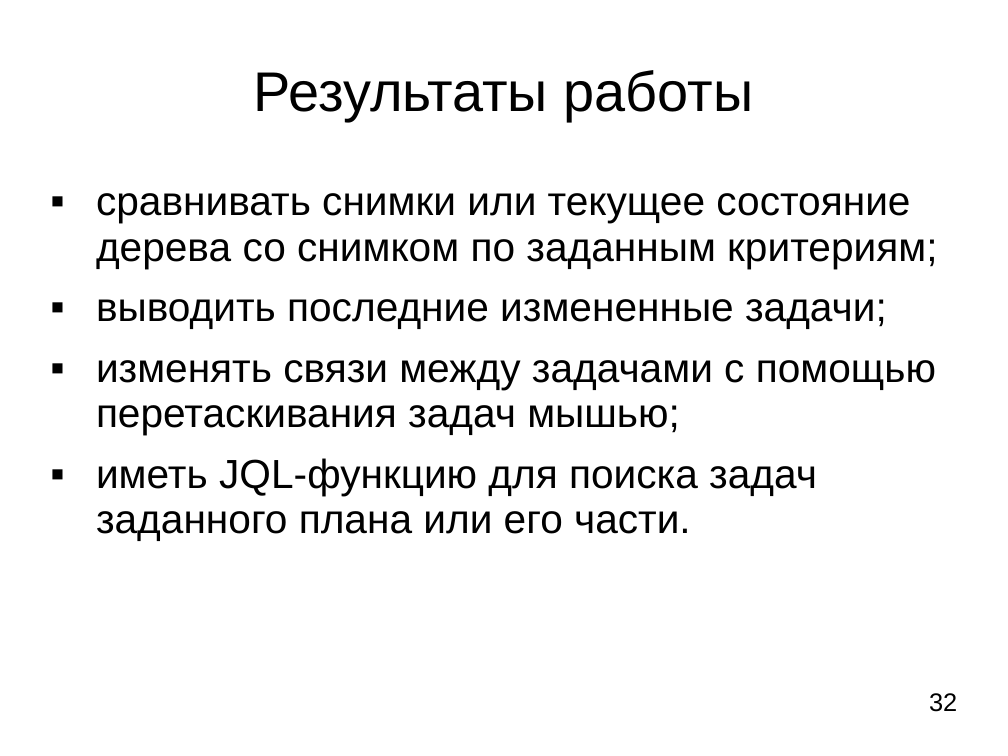
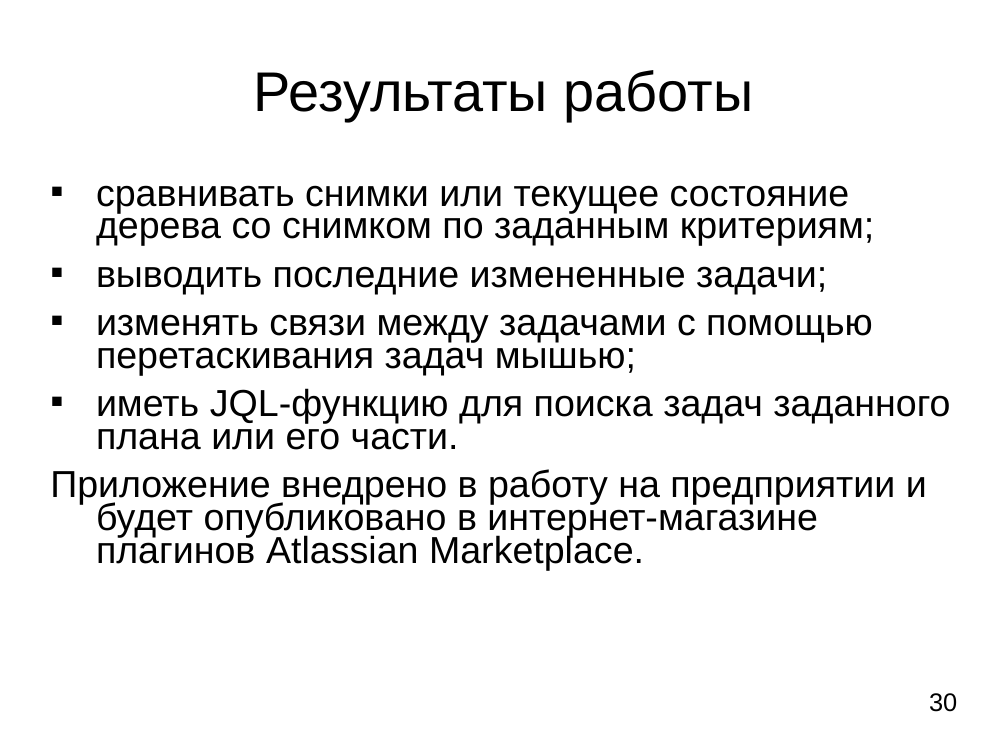
Before and after one commit to LilyTs/Diplom, a slide deck: slide 30 of Цаплина_(Дипломная).ppt (slide 32 before the commit). Drawn at 1008x756 pixels with LibreOffice and Linux fonts; fonts in the diff are those of the drawing. Boxes give left, top, right and bottom in pixels: in the first picture for what was removed or moved away, otherwise in the second. Text is boxed around its words. In the diff, an @@ line names an element or a change of style, - is before the commit and + after.

```diff
--- a/Цаплина_(Дипломная).ppt
+++ b/Цаплина_(Дипломная).ppt
@@ text at [96,185,950,450]: size 32 to 29.6 pt in "сравнивать снимки или текущее состояние дерева со ...", "выводить последние измененные задачи;", "изменять связи между задачами с помощью перетаскивания ...", "иметь JQL-функцию для поиска задач заданного плана ..."; line spacing 0.93 to 0.73 @@
@@ text at [50,469,927,570]: paragraph added @@
+Приложение внедрено в работу на предприятии и будет опубликовано в интернет-магазине плагинов Atlassian Marketplace.
@@ page number at [929,693,957,712]: text changed @@
-32
+30
```
Also in this commit, not shown: 2 slides removed, 3 other files.
